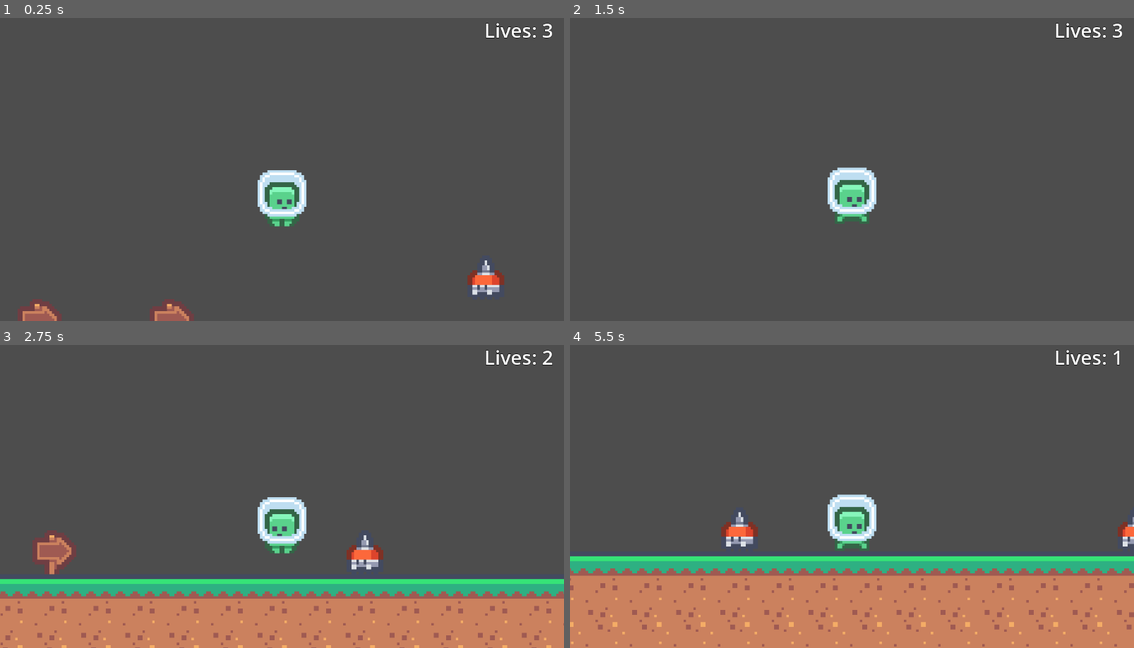
Above: before the commit, frames 1-4 (two rows, left to right).
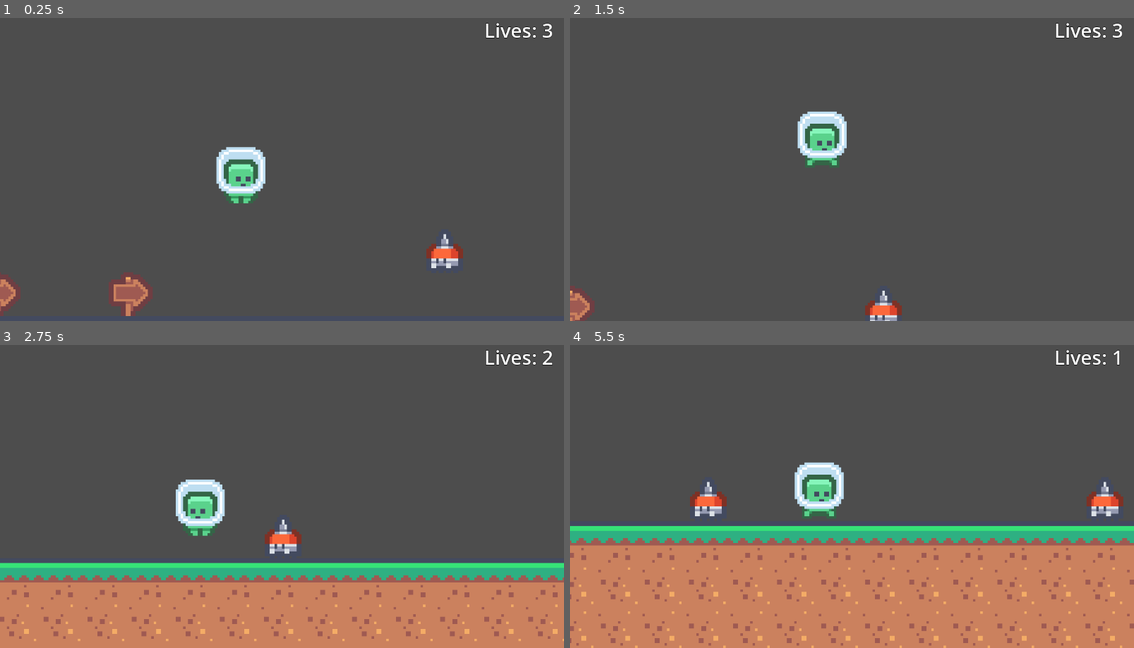
Above: after the commit, the same moments.

Repository: AndrewGreenslade/Coderdojo_godot_game_2024
Game: Godot game, scene res://level.tscn
The game is run twice, just before and just after one commit, with the same random seed, the same clock (stepped at 60 frames per second) and the same inputs.
Inputs:
- Up to frame 1 (0.25 s): no input
- Up to frame 2 (1.5 s): tap Enter (ui_accept) at 0.5, 0.77 s; hold Right (ui_right) from 0.53 s (still down)
- Up to frame 3 (2.75 s): tap Enter (ui_accept) at 1.52 s; release Right (ui_right) at 2.03 s; hold Left (ui_left) from 2.03 s (still down)
- Up to frame 4 (5.5 s): release Left (ui_left) at 2.78 s; hold Right (ui_right) 2.78-4.28 s; tap Enter (ui_accept) at 3.02, 3.77, 4.52 s; hold Left (ui_left) 4.28-5.03 s; hold Right (ui_right) from 5.03 s (still down)

The runs differ from the first frame. In frame 1, 5.5% of the frame differs, in the area x 0-90%, y 42-100%; in frame 2, 3.5%; in frame 3, 17%; in frame 4, 22%, in the area x 0-100%, y 38-100%.

Commit message:
updated player scale

Diff:
--- a/Coderdojo Platformer Project/player.tscn
+++ b/Coderdojo Platformer Project/player.tscn
@@ -1,10 +1,10 @@
-[gd_scene load_steps=9 format=3 uid="uid://d1soqxoberwyl"]
+[gd_scene load_steps=9 format=3 uid="uid://c0ohcck432eg6"]
 
 [ext_resource type="Script" path="res://player.gd" id="1_ylwug"]
 [ext_resource type="Texture2D" uid="uid://b3wemsnib37cl" path="res://Textures/Kennys sprites/Tilemap/tilemap-characters.png" id="2_hltiq"]
 
 [sub_resource type="RectangleShape2D" id="RectangleShape2D_o05n6"]
-size = Vector2(21.5, 22.25)
+size = Vector2(20.4, 23.8)
 
 [sub_resource type="AtlasTexture" id="AtlasTexture_e8jth"]
 atlas = ExtResource("2_hltiq")
@@ -51,14 +51,12 @@
 script = ExtResource("1_ylwug")
 
 [node name="CollisionShape2D" type="CollisionShape2D" parent="."]
-position = Vector2(0, -1.125)
+position = Vector2(1.43051e-06, 0.500001)
+scale = Vector2(1, 1)
 shape = SubResource("RectangleShape2D_o05n6")
 
-[node name="Camera2D" type="Camera2D" parent="CollisionShape2D"]
-offset = Vector2(0, -70)
-position_smoothing_speed = 1.0
-
 [node name="AnimatedSprite2D" type="AnimatedSprite2D" parent="CollisionShape2D"]
+position = Vector2(0, 3.8147e-06)
 sprite_frames = SubResource("SpriteFrames_3vwsx")
 animation = &"Walking"
 
@@ -71,3 +69,7 @@
 offset_bottom = 80.0
 text = "Lives: 3"
 label_settings = SubResource("LabelSettings_ngbc7")
+
+[node name="Camera2D" type="Camera2D" parent="."]
+position_smoothing_enabled = true
+drag_horizontal_offset = 1.0
Not shown: 1 places in Coderdojo Platformer Project/level 2.tscn that only renumber resources
Not shown: 1 places in Coderdojo Platformer Project/level.tscn that only renumber resources
